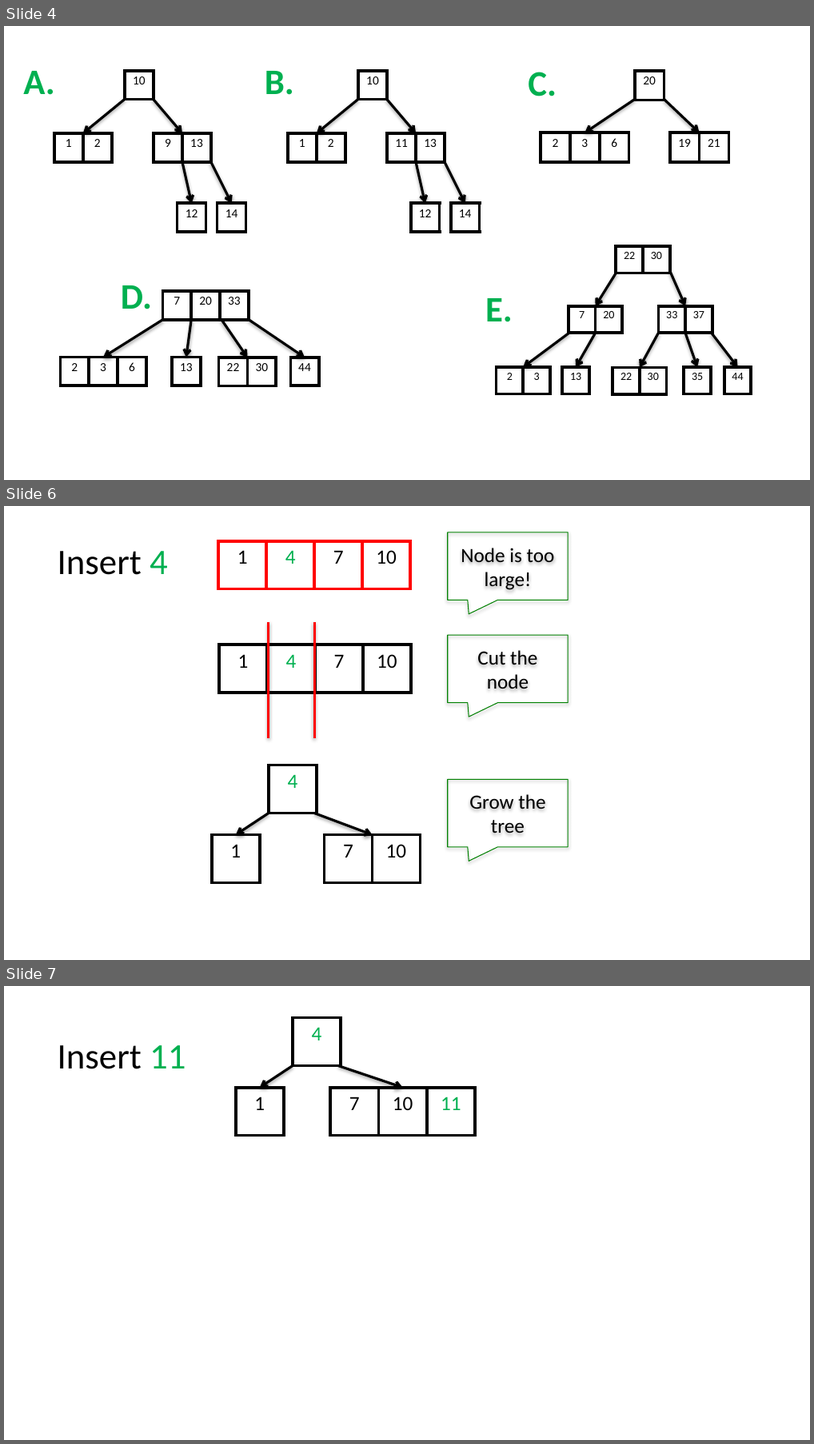
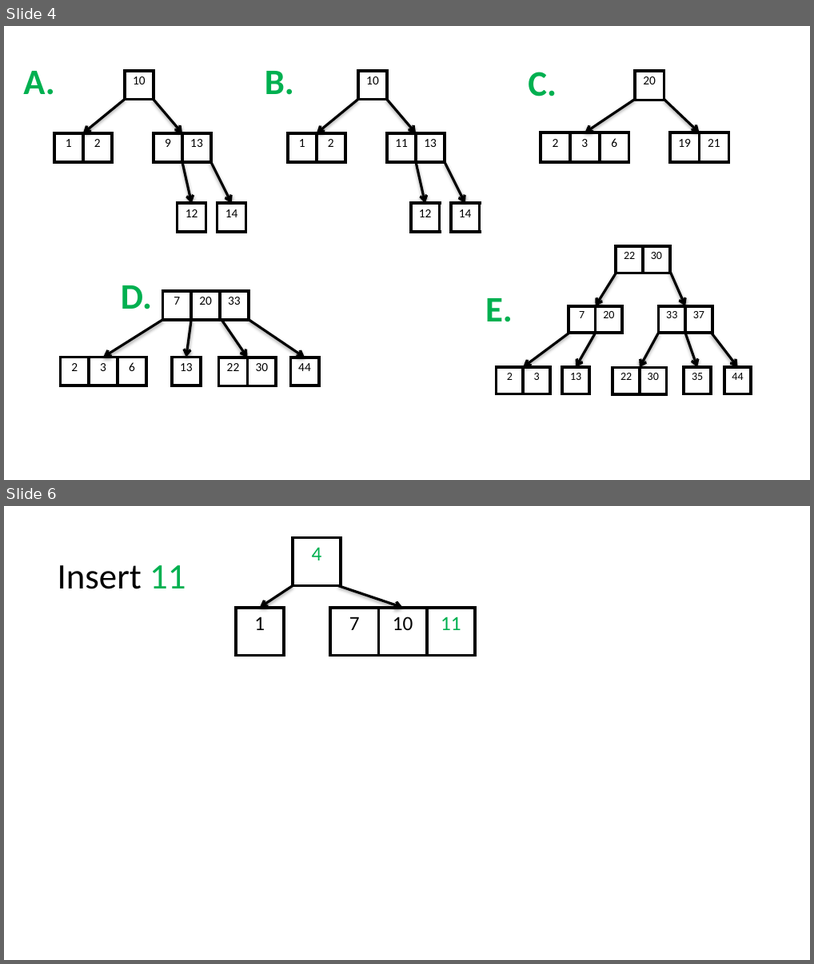
Before and after one commit to niemasd/Data-Structures-Textbook, a slide deck: figures/Chapter 3 - Tree Structures/3.8 - B-Trees.pptx. Shown one above the other, each under a label of ours: slides 4, 6 and 7 before the commit, slides 4 and 6 after it; the slides between them are not shown. The pictures are 814x1444 and 814x964 pixels, drawn with LibreOffice and Linux fonts; fonts in the diff are those of the drawing. Boxes give left, top, right and bottom in pixels: in the first picture for what was removed or moved away, otherwise in the second. Text is boxed around its words. In the diff, an @@ line names an element or a change of style, - is before the commit and + after.

```diff
--- a/figures/Chapter 3 - Tree Structures/3.8 - B-Trees.pptx
+++ b/figures/Chapter 3 - Tree Structures/3.8 - B-Trees.pptx
@@ slide 6 removed at (4, 506, 810, 960), background #FFFFFF @@
@@ text removed at (58, 551, 168, 575) @@
-Insert 4
@@ table removed at (218, 540, 412, 589), 1 rows, 4 columns @@
-1 | 4 | 7 | 10
@@ speech box removed at (447, 532, 568, 600) @@
-Node is too large!
@@ line removed from (269, 738) to (269, 622) @@
@@ line removed from (314, 738) to (314, 622) @@
@@ table removed at (219, 644, 413, 693), 1 rows, 4 columns @@
-1 | 4 | 7 | 10
@@ speech box removed at (447, 635, 568, 703) @@
-Cut the node
@@ table removed at (269, 765, 317, 813), 1 rows, 1 columns @@
-4
@@ speech box removed at (447, 780, 568, 847) @@
-Grow the tree
@@ arrow removed from (269, 813) to (236, 834) @@
@@ arrow removed from (314, 813) to (373, 834) @@
@@ table removed at (212, 834, 261, 883), 1 rows, 1 columns @@
-1
@@ table removed at (324, 834, 421, 883), 1 rows, 2 columns @@
-7 | 10
@@ what was slide 7 is now slide 6 @@
```
Also in this commit, not shown: 2 slides changed, 1 other slide removed, 1 other file.
